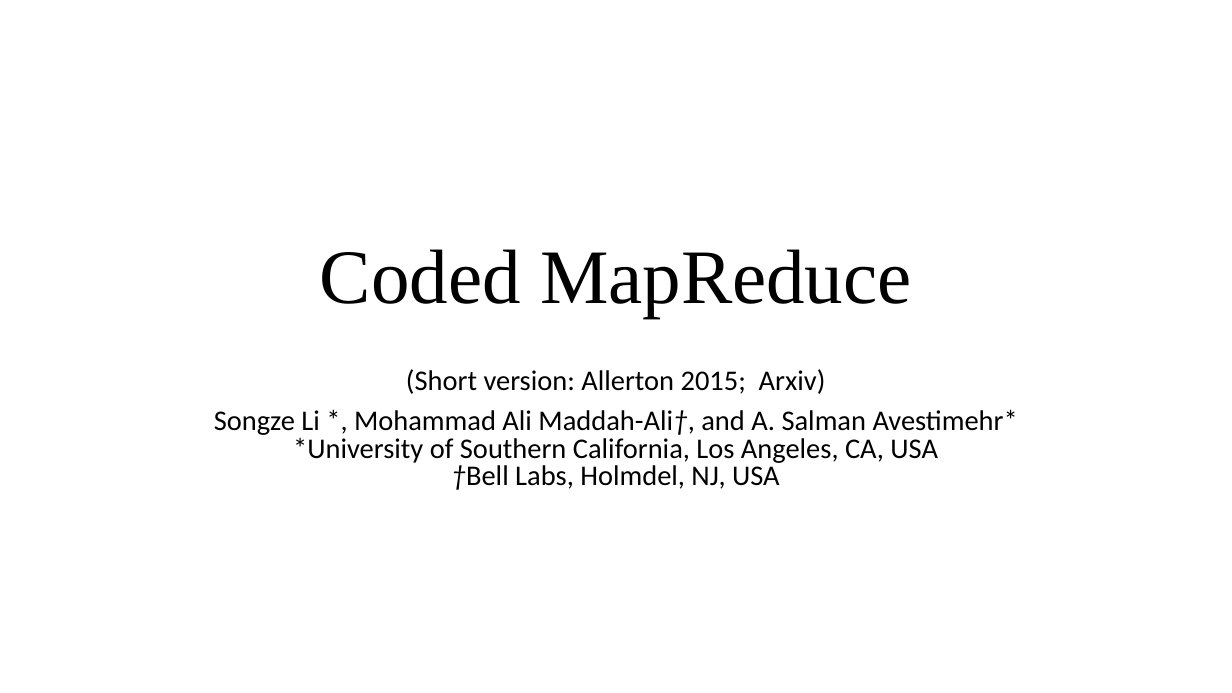
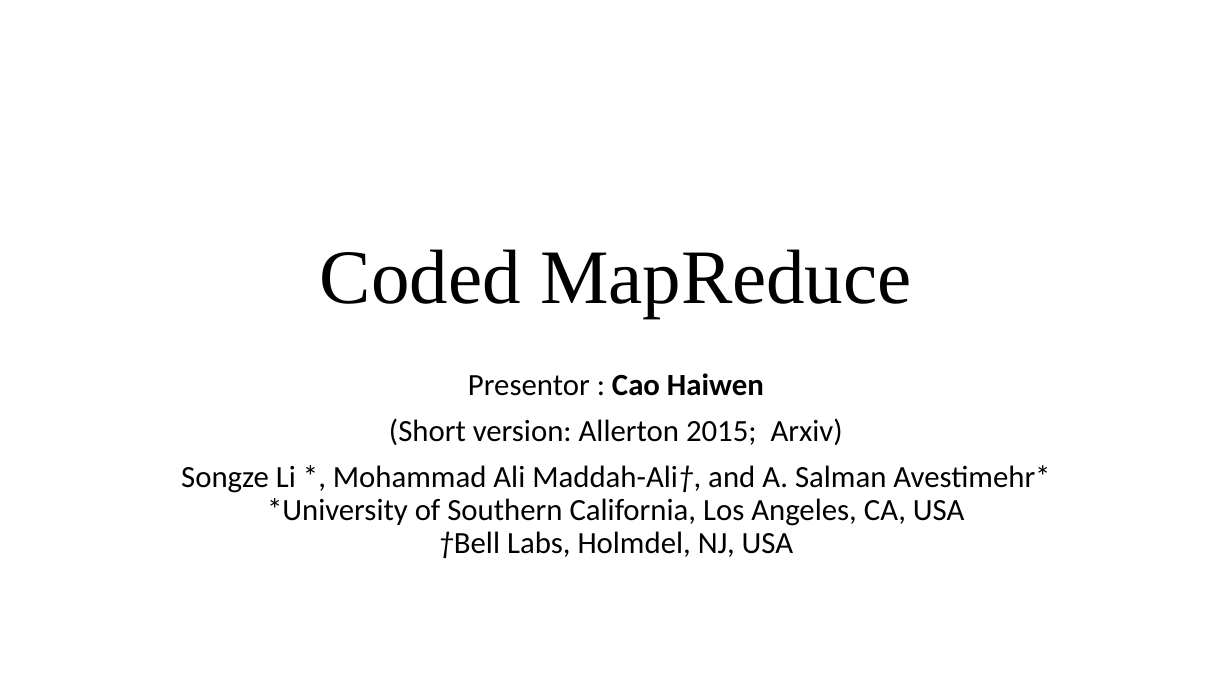
Before and after one commit to shhyang/nclab, a slide deck: slide 1 of studygroup/CodedDistributedComputing.pptx. Drawn at 1232x693 pixels with LibreOffice and Linux fonts; fonts in the diff are those of the drawing. Boxes give left, top, right and bottom in pixels: in the first picture for what was removed or moved away, otherwise in the second. Text is boxed around its words. In the diff, an @@ line names an element or a change of style, - is before the commit and + after.

Commit message:
modified ppt

```diff
--- a/studygroup/CodedDistributedComputing.pptx
+++ b/studygroup/CodedDistributedComputing.pptx
@@ subtitle at [468, 373, 764, 396]: paragraph added @@
+Presentor : Cao Haiwen
@@ subtitle at [181, 418, 1050, 559]: size 22.2 to 24 pt in "(Short version: Allerton 2015; Arxiv)", "Songze Li *, Mohammad Ali Maddah-Ali†, and ..."; line spacing 0.8 to 0.9 @@
```
Also in this commit, not shown: 3 slides removed.
